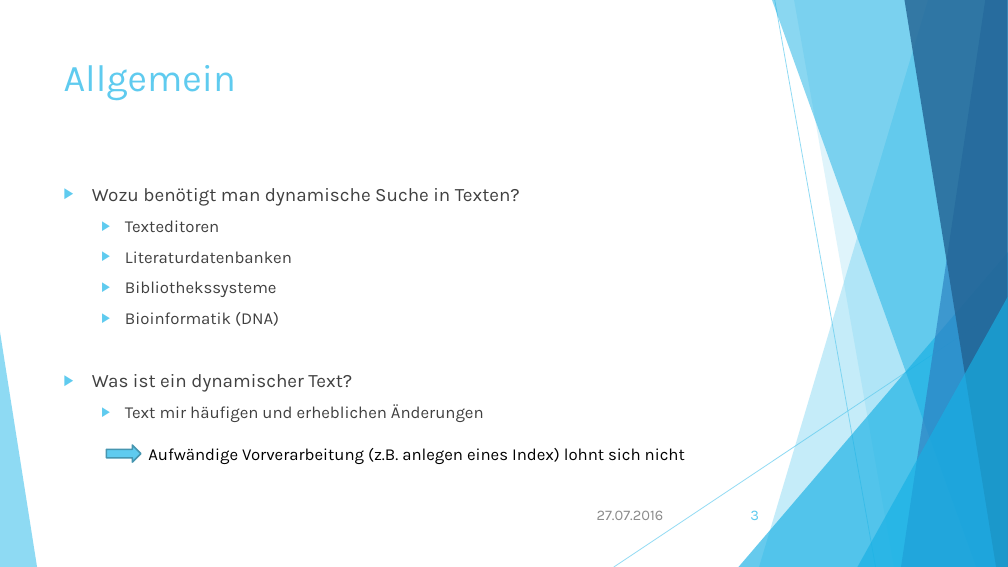
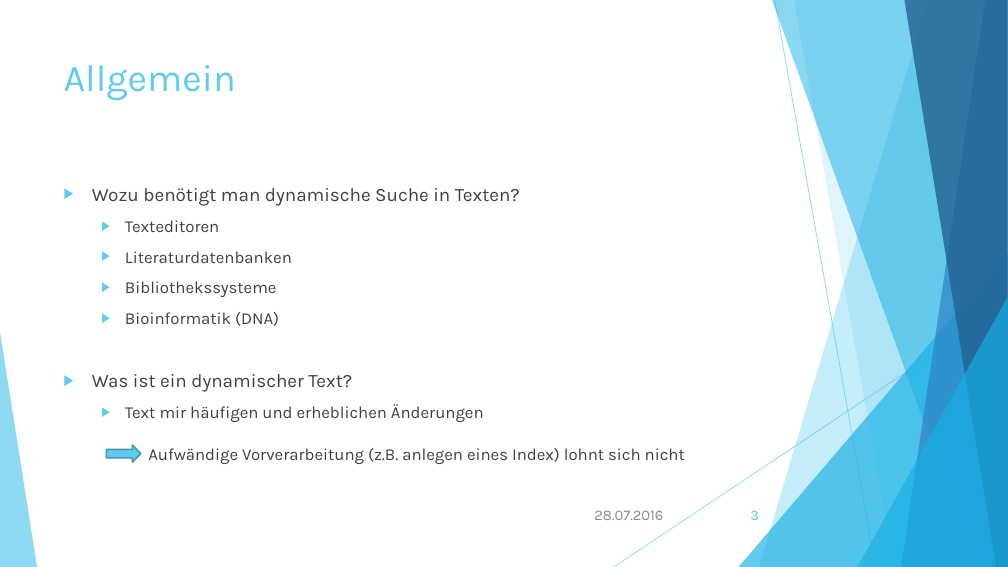
Before and after one commit to lenhuy2106/grp07-algdatII, a slide deck: slide 3 of DynamischeSucheInTexten.pptx. Drawn at 1008x567 pixels with LibreOffice and Linux fonts; fonts in the diff are those of the drawing. Boxes give left, top, right and bottom in pixels: in the first picture for what was removed or moved away, otherwise in the second. Text is boxed around its words. In the diff, an @@ line names an element or a change of style, - is before the commit and + after.

```diff
--- a/DynamischeSucheInTexten.pptx
+++ b/DynamischeSucheInTexten.pptx
@@ text "Aufwändige Vorverarbeitung (z.B. anlegen eines ..." at box(148, 448, 685, 464): text colour #000000 to #404040 @@
@@ text at box(594, 510, 663, 520): text changed @@
-27.07.2016
+28.07.2016
```
Also in this commit, not shown: 6 other slides changed, 1 slide added.
